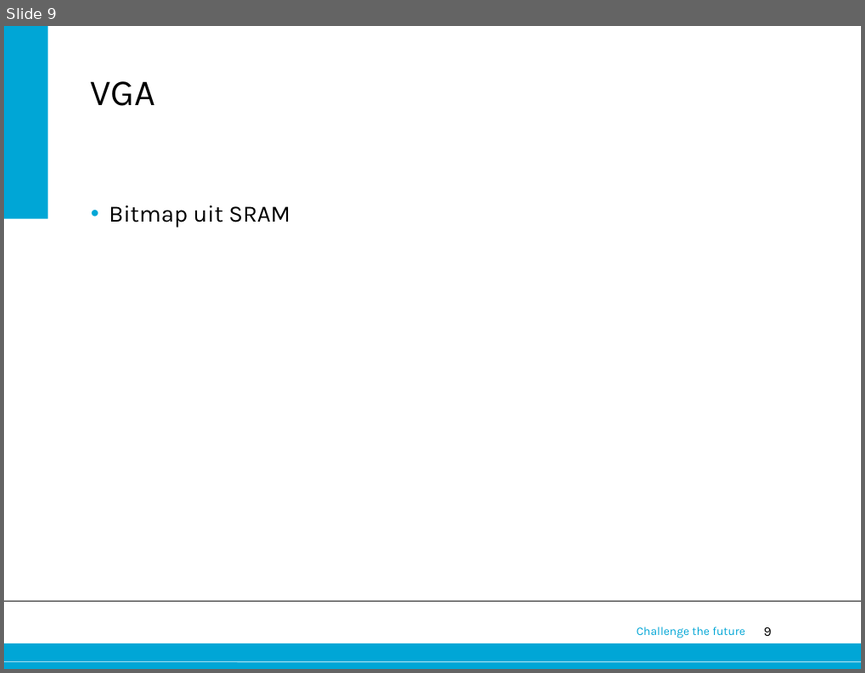
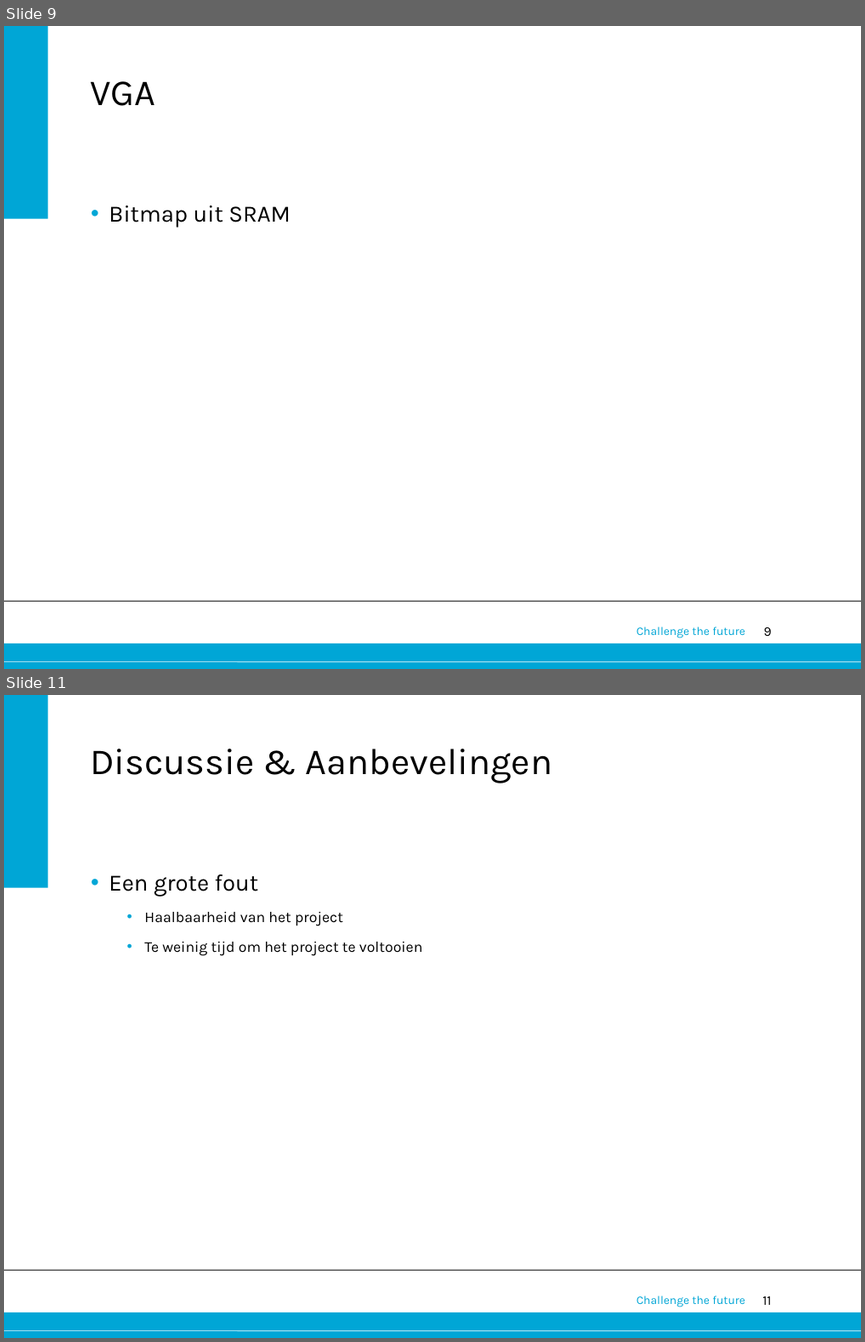
Before and after one commit to 0v3rf10w/epo3a5, a slide deck: procesverslagen/Presentatie/A5.pptx. Shown one above the other, each under a label of ours: slide 9 before the commit, slides 9 and 11 after it; the slides between them are not shown. The pictures are 865x673 and 865x1342 pixels, drawn with LibreOffice and Linux fonts; fonts in the diff are those of the drawing; background and template pictures are left out. Boxes give left, top, right and bottom in pixels: in the first picture for what was removed or moved away, otherwise in the second. Text is boxed around its words. In the diff, an @@ line names an element or a change of style, - is before the commit and + after.

Commit message:
discussie add

```diff
--- a/procesverslagen/Presentatie/A5.pptx
+++ b/procesverslagen/Presentatie/A5.pptx
@@ slide 11 added at [4, 695, 861, 1338], background #FFFFFF; not listed: 6 template elements that a slide beside it also shows @@
@@ title added at [90, 749, 553, 783], 44 pt, text #000000 @@
+Discussie & Aanbevelingen
@@ text added at [109, 874, 423, 956], 18 pt, text #000000 @@
+• Een grote fout
+  • Haalbaarheid van het project
+  • Te weinig tijd om het project te voltooien
```
Also in this commit, not shown: 1 other slide added, 1 slide removed, 1 other file.
